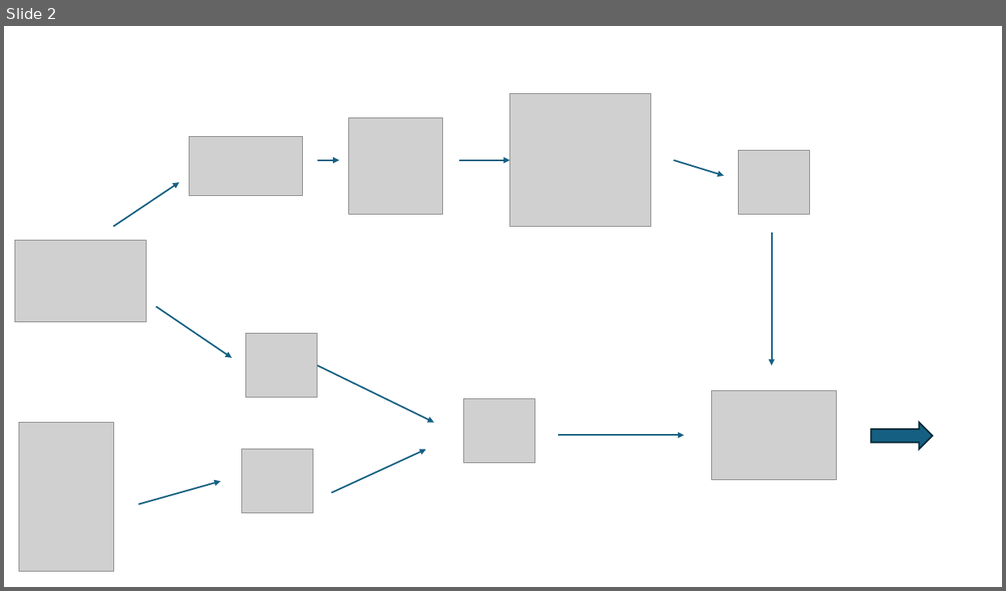
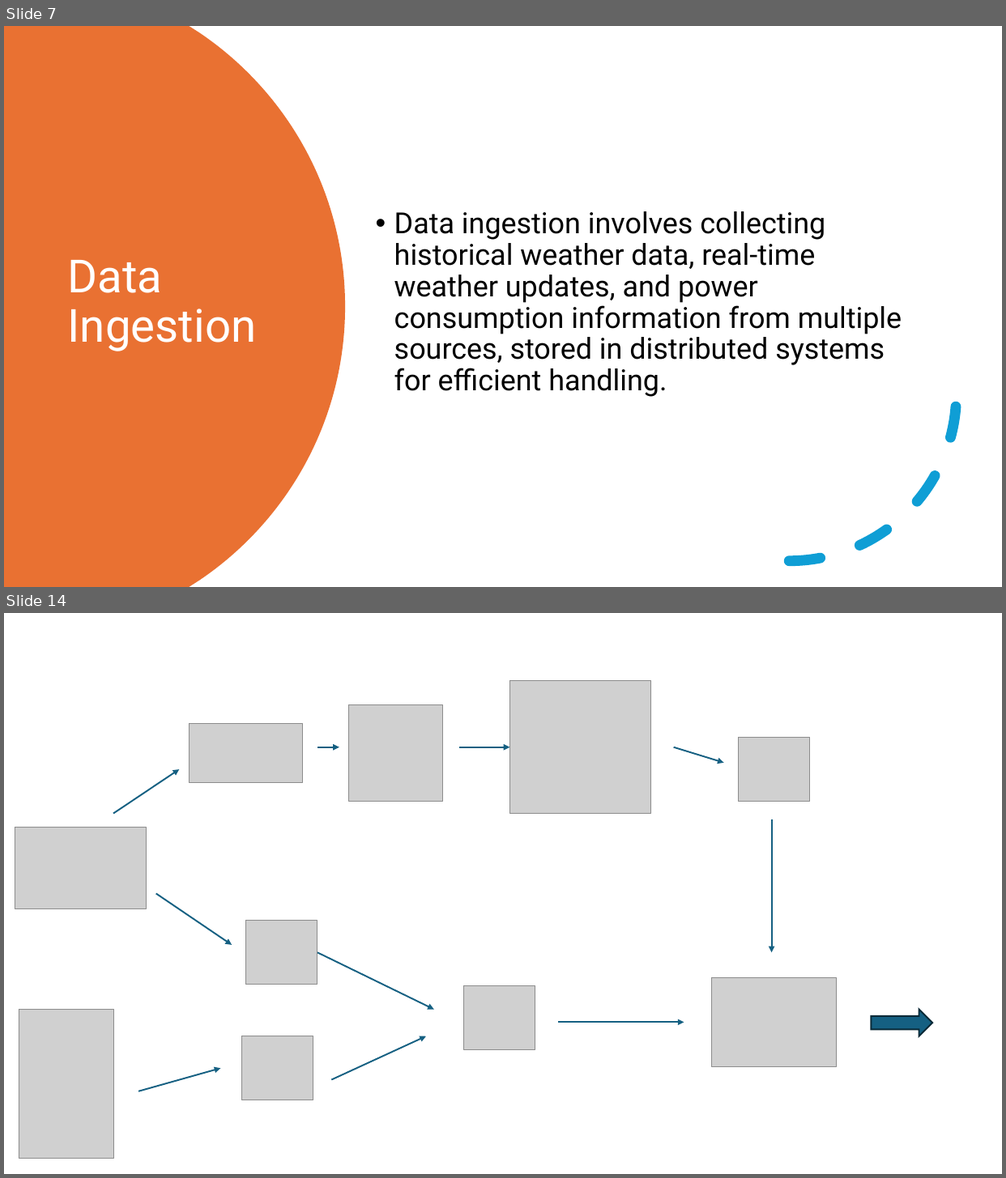
Before and after one commit to monikatyagiisc/grid-optimization-with-weather, a slide deck: DataEnggFinalProjectPPT.pptx. Shown one above the other, each under a label of ours: slide 2 before the commit, slides 7 and 14 after it; the slides between them are not shown. The pictures are 1006x591 and 1006x1178 pixels, drawn with LibreOffice and Linux fonts; fonts in the diff are those of the drawing; grey boxes stand for pictures. Boxes give left, top, right and bottom in pixels: in the first picture for what was removed or moved away, otherwise in the second. Text is boxed around its words. In the diff, an @@ line names an element or a change of style, - is before the commit and + after.

```diff
--- a/DataEnggFinalProjectPPT.pptx
+++ b/DataEnggFinalProjectPPT.pptx
@@ slide 7 added at (4,26,1002,587), background #FFFFFF @@
@@ freeform shape added at (4,26,345,587), fill #E97132 @@
@@ text added at (394,211,901,397), 28 pt, text #000000 @@
+• Data ingestion involves collecting historical weather data, real-time weather updates, and power consumption information from multiple sources, stored in distributed systems for efficient handling.
@@ arc (boxed as its full ellipse) added at (622,228,957,562), outline #0F9ED5 10 pt dashed @@
@@ title added at (68,260,257,352), 44 pt, text #FFFFFF @@
+Data Ingestion
@@ what was slide 2 is now slide 14 @@
```
Also in this commit, not shown: 5 slides changed, 12 other slides added.
